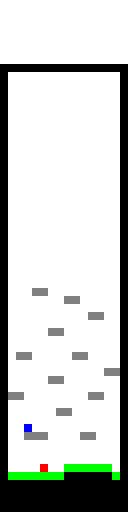
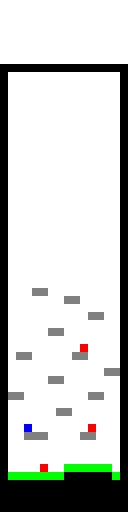
Comparing the layer stacks of the two 128 × 512 images. Changes:
painted on "Layer 1" over [80, 344, 96, 432]
